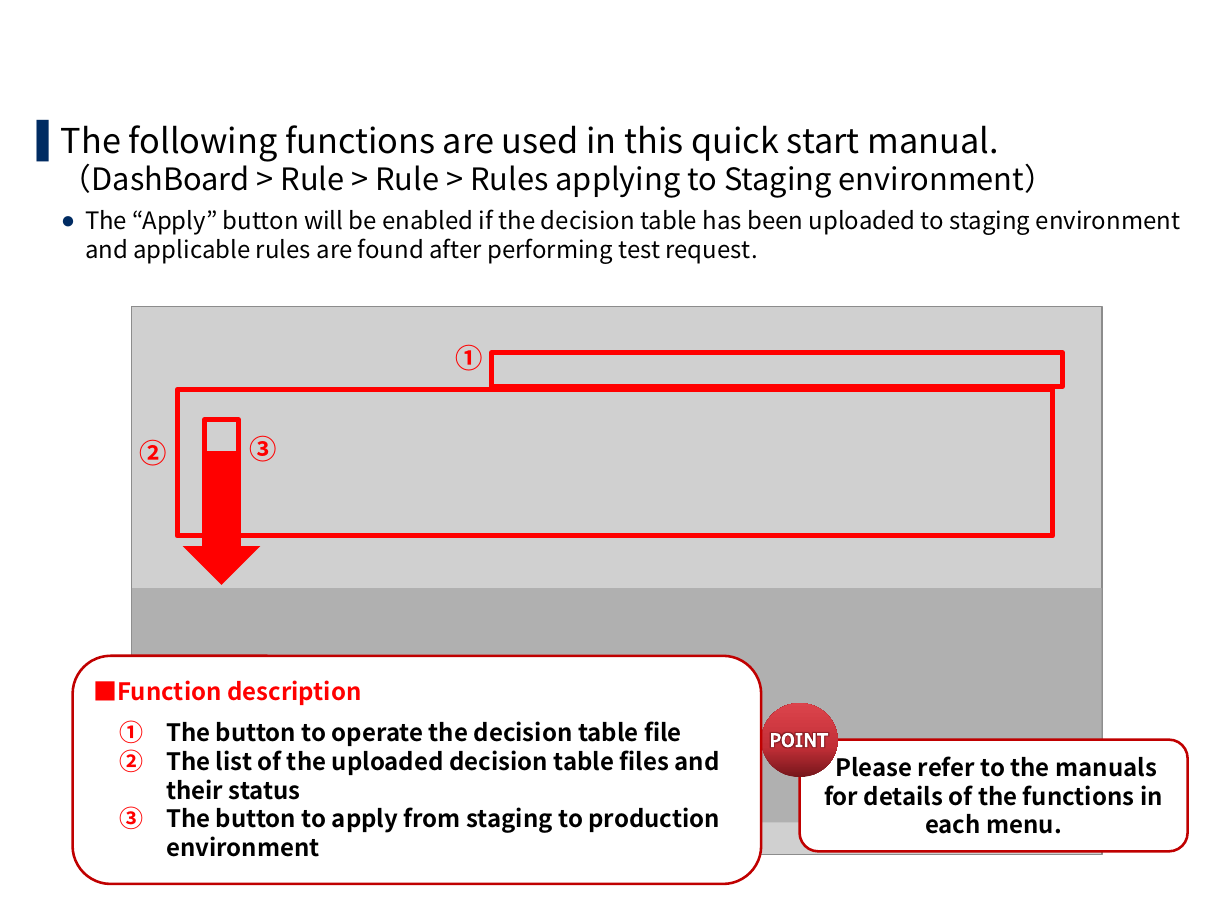
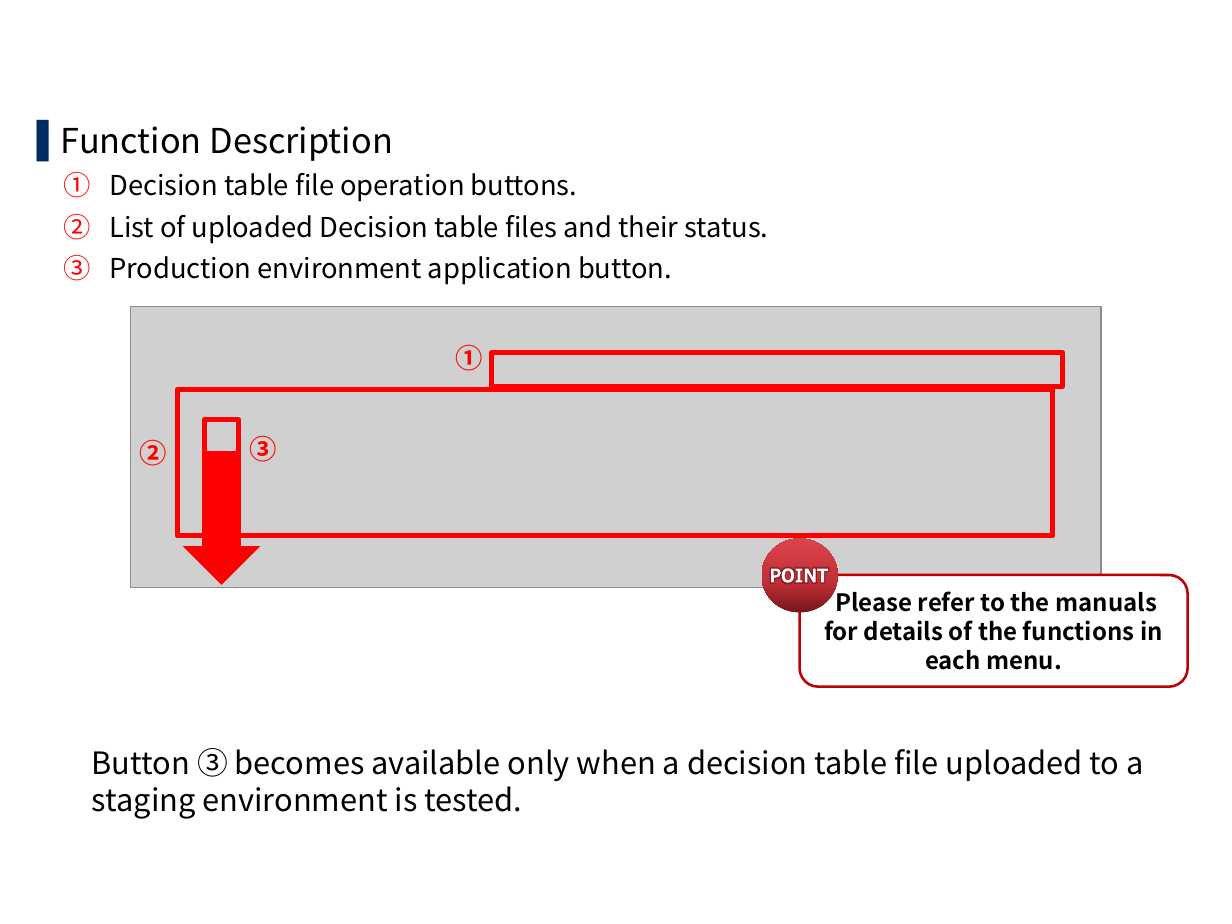
Before and after one commit to exastro-suite/oase-docs, a slide deck: slide 11 of asset/Learn/OASE-quickstart.pptx (slide 8 before the commit). Drawn at 1232x924 pixels with LibreOffice and Linux fonts; fonts in the diff are those of the drawing; grey boxes stand for pictures; background and template pictures are left out. Boxes give left, top, right and bottom in pixels: in the first picture for what was removed or moved away, otherwise in the second. Text is boxed around its words. In the diff, an @@ line names an element or a change of style, - is before the commit and + after.

```diff
--- a/asset/Learn/OASE-quickstart.pptx
+++ b/asset/Learn/OASE-quickstart.pptx
@@ text at box(61, 126, 768, 285): text changed; size 14 to 16 pt @@
-▌ The following functions are used in this quick start manual.
-  （DashBoard > Rule > Rule > Rules applying to Staging environment）
-  ● The “Apply” button will be enabled if the decision table has been uploaded to staging environment and applicable rules are found after performing test request.
+▌ Function Description
+1. Decision table file operation buttons.
+2. List of uploaded Decision table files and their status.
+3. Production environment application button.
@@ title at box(63, 172, 90, 198): text changed @@
-1.5 Screen description（Rule screen）
+1.6 Screen description（Rule screen）
@@ picture: place and size @@
-picture at box(132, 307, 1103, 855)
+picture at box(131, 307, 1101, 588)
@@ 1 rounded rectangle, 1 ellipse, 1 freeform shape: place and size @@
-1 rounded rectangle, 1 ellipse, 1 freeform shape at box(761, 703, 1188, 851)
+1 rounded rectangle, 1 ellipse, 1 freeform shape at box(761, 538, 1188, 687)
@@ rectangle removed at box(132, 588, 1103, 822) @@
@@ rounded rectangle removed at box(73, 655, 761, 883) @@
-■Function description
-1. The button to operate the decision table file
-2. The list of the uploaded decision table files and their status
-3. The button to apply from staging to production environment
@@ text added at box(92, 748, 1143, 819), 18 pt, text #000000 @@
+  Button ③ becomes available only when a decision table file uploaded to a staging environment is tested.
```
Also in this commit, not shown: 25 other slides changed, 8 slides added, 1 slide removed, 1 other file.
